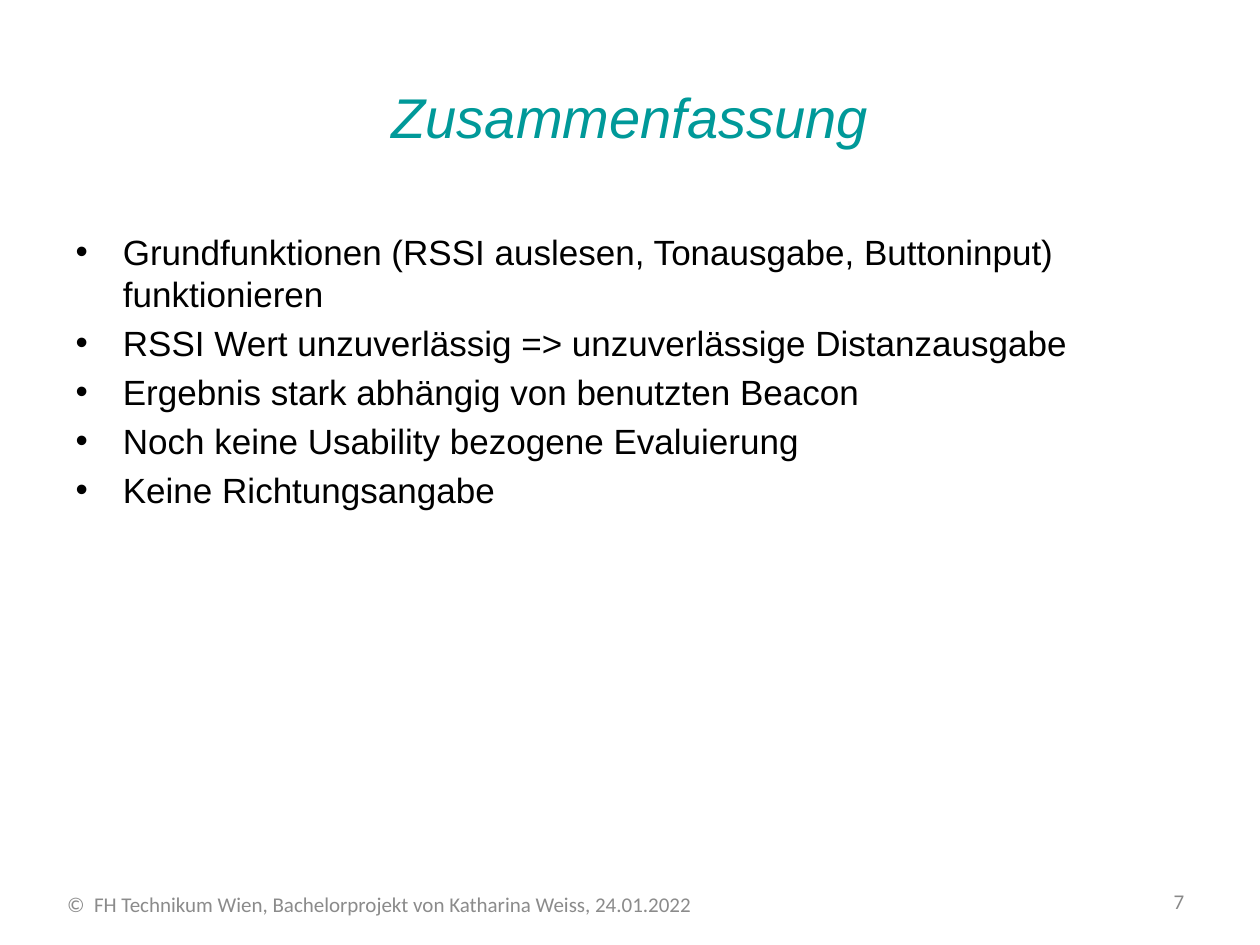
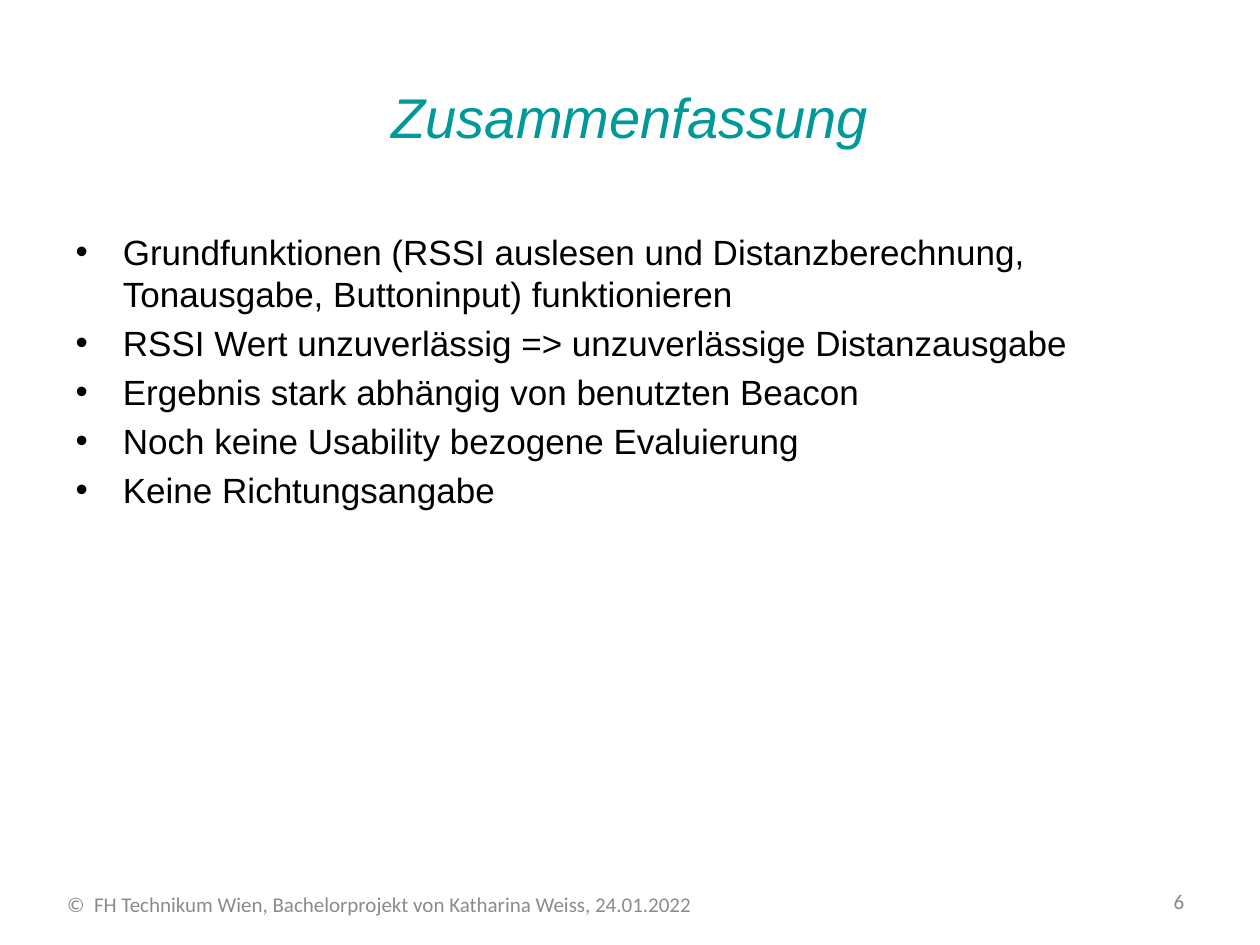
Before and after one commit to Moonnigt7/Bachelorprojekt, a slide deck: slide 6 of Dokumente/Präsentationen/Abschlusspräsentation__24_01_2022.pptx (slide 7 before the commit). Drawn at 1260x945 pixels with LibreOffice and Linux fonts; fonts in the diff are those of the drawing; background and template pictures are left out. Boxes give left, top, right and bottom in pixels: in the first picture for what was removed or moved away, otherwise in the second. Text is boxed around its words. In the diff, an @@ line names an element or a change of style, - is before the commit and + after.

```diff
--- a/Dokumente/Präsentationen/Abschlusspräsentation__24_01_2022.pptx
+++ b/Dokumente/Präsentationen/Abschlusspräsentation__24_01_2022.pptx
@@ text at box(123, 239, 1025, 314): text changed @@
-• Grundfunktionen (RSSI auslesen, Tonausgabe, Buttoninput) funktionieren
+• Grundfunktionen (RSSI auslesen und Distanzberechnung, Tonausgabe, Buttoninput) funktionieren
@@ page number at box(1174, 895, 1185, 909): text changed @@
-7
+6
```
Also in this commit, not shown: 3 other slides changed, 1 slide removed, 3 other files.
